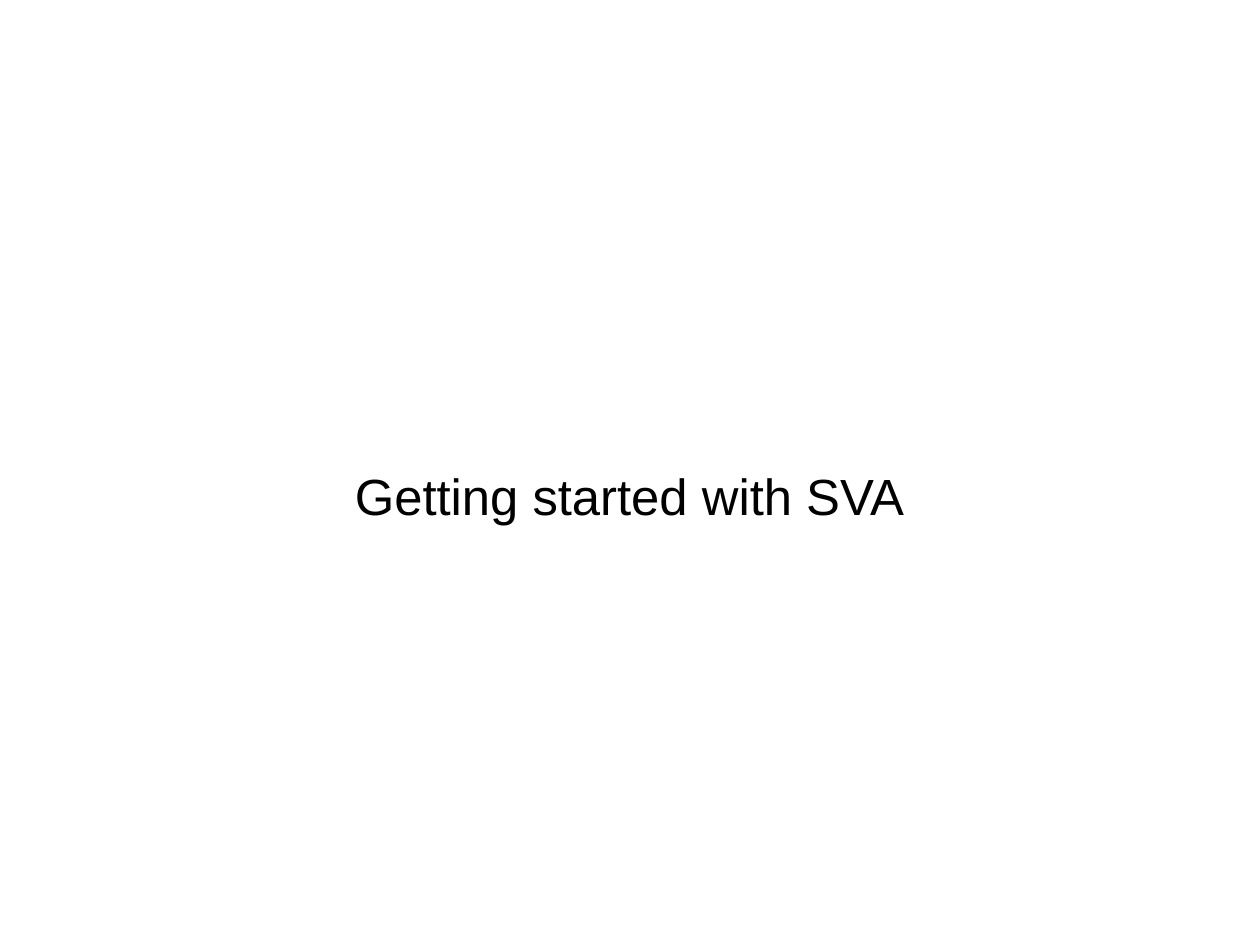
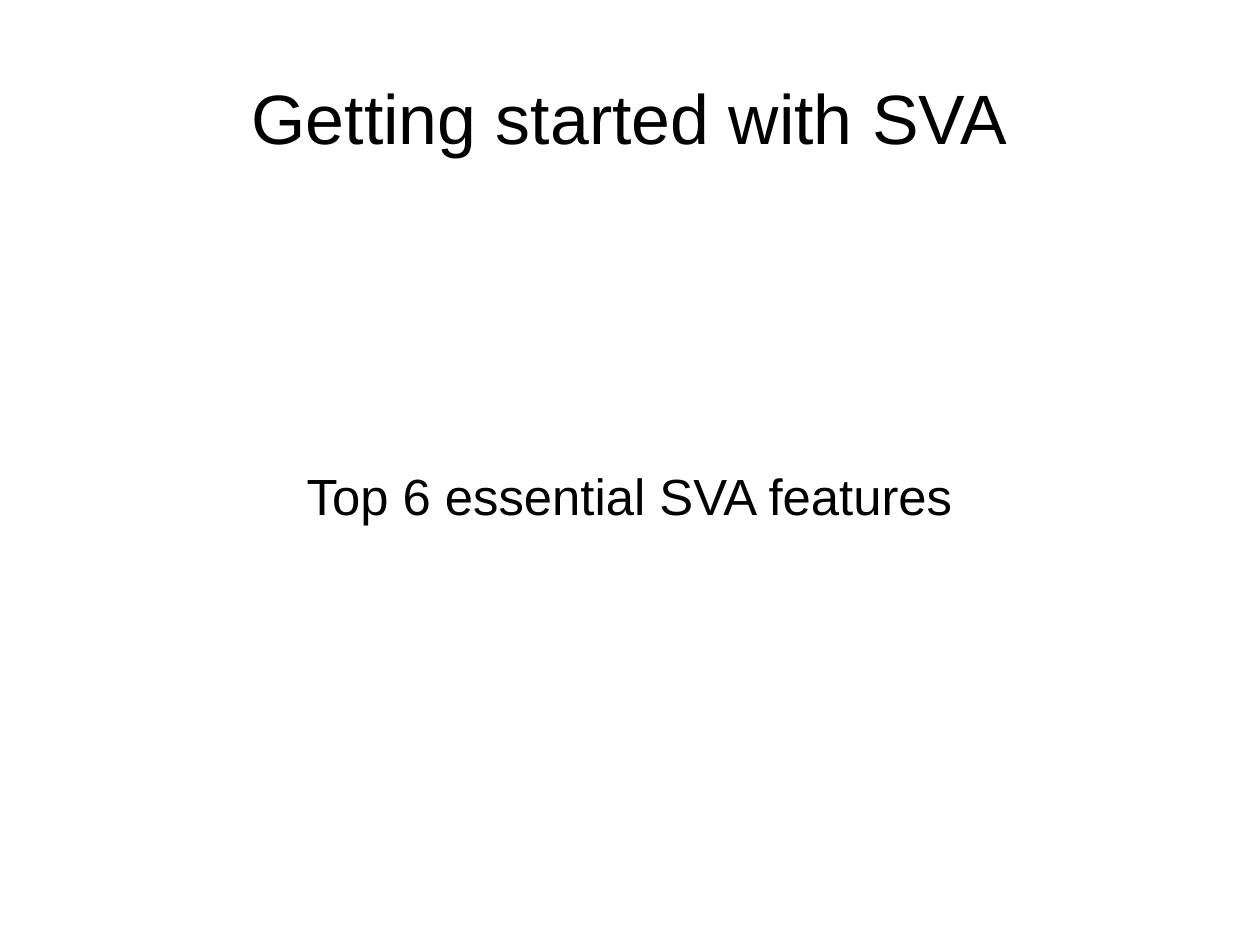
Before and after one commit to verification-gentleman-blog/getting-started-with-sva, a slide deck: slide 1 of presentation.odp. Drawn at 1260x945 pixels with LibreOffice and Linux fonts; fonts in the diff are those of the drawing. Boxes give left, top, right and bottom in pixels: in the first picture for what was removed or moved away, otherwise in the second. Text is boxed around its words. In the diff, an @@ line names an element or a change of style, - is before the commit and + after.

```diff
--- a/presentation.odp
+++ b/presentation.odp
@@ title "Getting started with SVA": place and size @@
-title "Getting started with SVA" at [355,478,904,526]
+title "Getting started with SVA" at [252,93,1006,157]
@@ title "Getting started with SVA" at [252,93,1006,157]: size 32 to 44 pt @@
@@ subtitle added at [307,478,952,526], 32 pt, text #000000 @@
+Top 6 essential SVA features
```
Also in this commit, not shown: 19 slides added, 2 slides removed.
